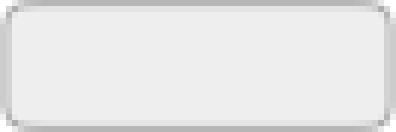
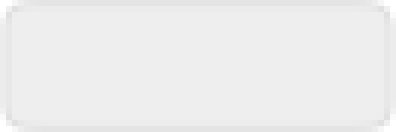
The second 396x132 image is a revision of the first. Changes to its layers:
pixels changed over [0, 0, 396, 132] (layer not identified)
